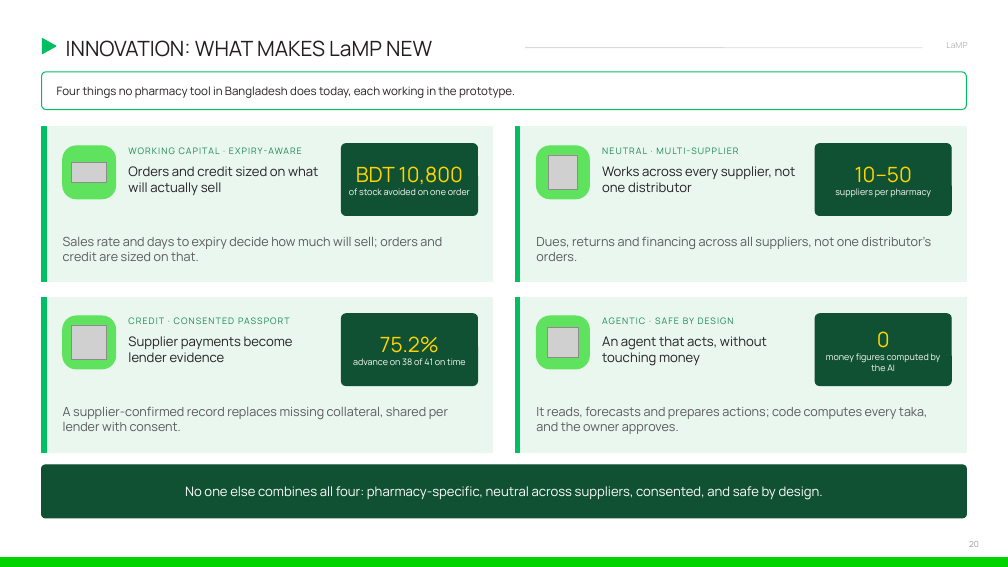
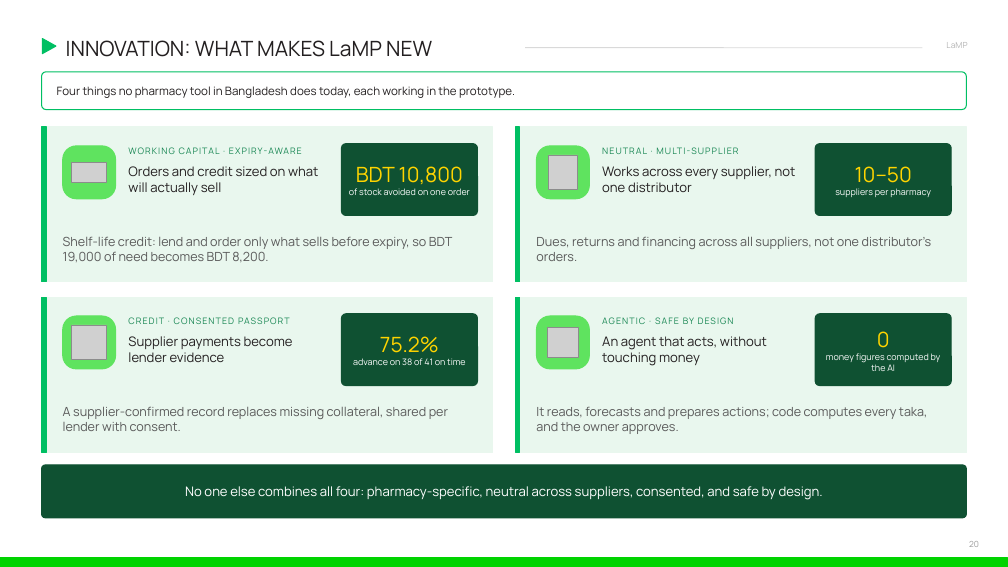
Before and after one commit to ishmam259/lamp-copilot, a slide deck: slide 20 of deck/LaMP-Copilot.pptx. Drawn at 1008x567 pixels with LibreOffice and Linux fonts; fonts in the diff are those of the drawing; grey boxes stand for pictures. Boxes give left, top, right and bottom in pixels: in the first picture for what was removed or moved away, otherwise in the second. Text is boxed around its words. In the diff, an @@ line names an element or a change of style, - is before the commit and + after.

Commit message:
docs, deck: v3 and P3 work in the technical doc, security report and deck (shelf-life credit, catalogue, borrowing ceiling, follow-through, PIN and Pause, hash-chained log, value ledger, wallet check, explain rows, red-team 26/26, intent eval, simulation, judge link); PDFs re-exported

```diff
--- a/deck/LaMP-Copilot.pptx
+++ b/deck/LaMP-Copilot.pptx
@@ text at [63,236,452,262]: text changed @@
-Sales rate and days to expiry decide how much will sell; orders and credit are sized on that.
+Shelf-life credit: lend and order only what sells before expiry, so BDT 19,000 of need becomes BDT 8,200.
```
Also in this commit, not shown: 6 other slides changed, 7 other files.
